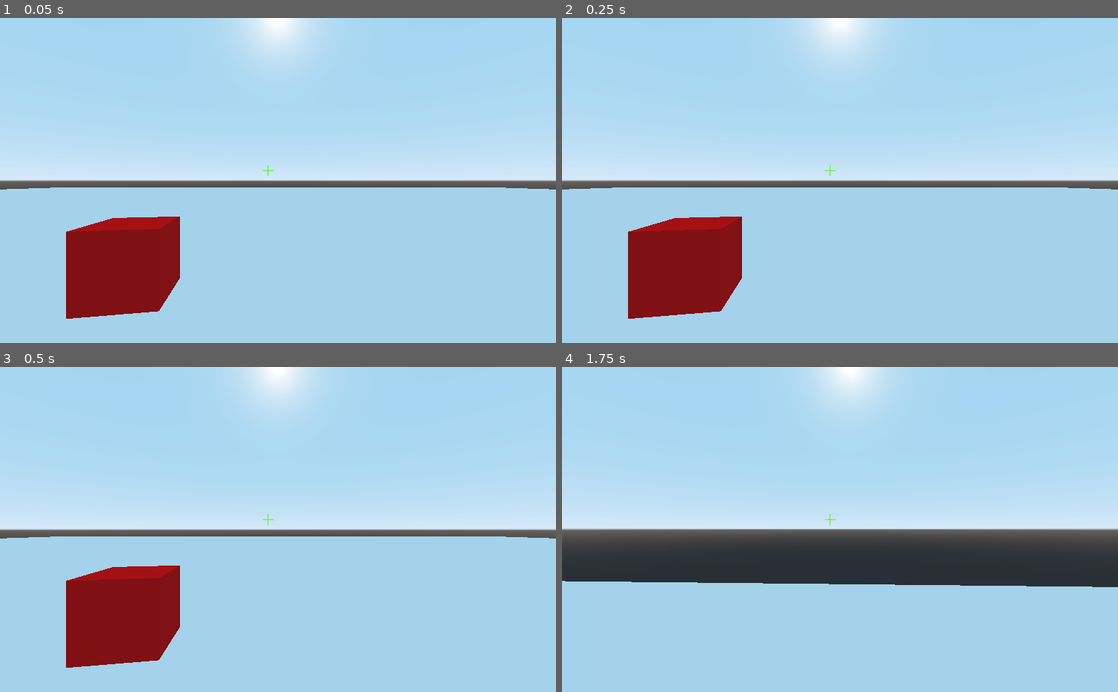
Above: before the commit, frames 1-4 (two rows, left to right).
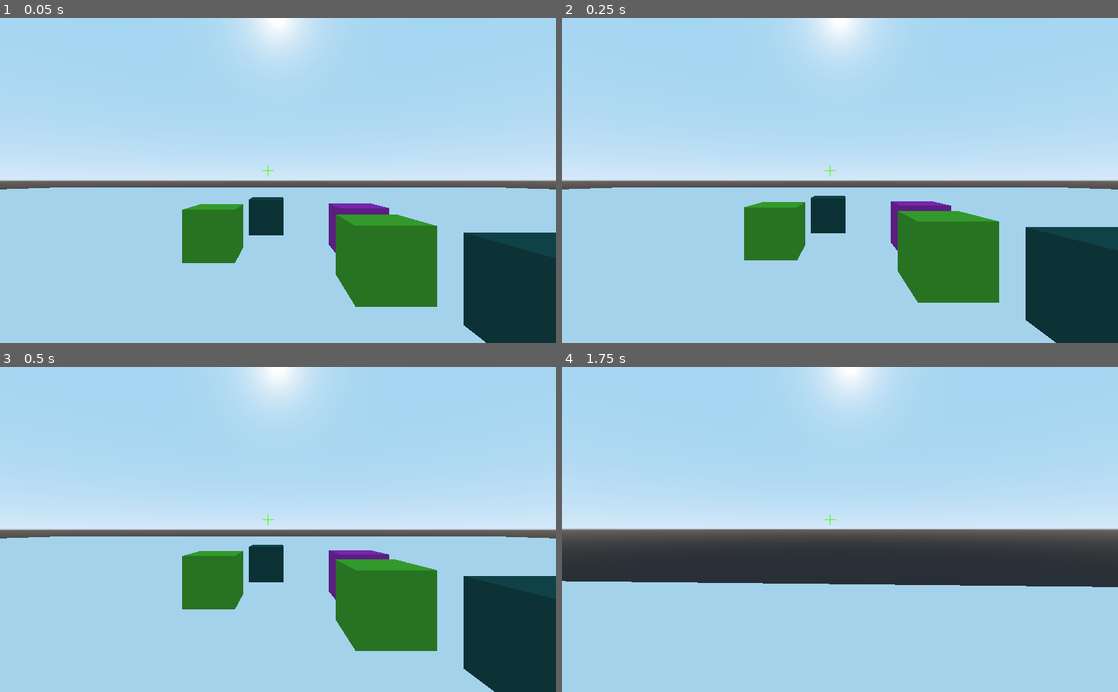
Above: after the commit, the same moments.

Repository: Hypesio/GGJ_2023
Game: Godot game, scene res://src/main/Main.tscn
The game is run twice, just before and just after one commit, with the same random seed, the same clock (stepped at 60 frames per second) and the same inputs.
Inputs (mouse positions are in pixels of both pictures, inside the frame that each line leads up to):
- Up to frame 1 (0.05 s): no input
- Up to frame 2 (0.25 s): no input
- Up to frame 3 (0.5 s): no input
- Up to frame 4 (1.75 s): tap Enter at 0.5 s; move the mouse to (867, 529) at 0.52 s; press the mouse at (867, 529) at 0.53 s; hold W (movement_forward) from 0.53 s (still down); tap Space (movement_jump) at 0.77, 0.8, 1.07, 1.35, 1.52 s; move the mouse to (812, 529) at 1.27 s; release the mouse at (812, 529) at 1.28 s; click (812, 529) at 1.55 s

The runs differ from the first frame. In frame 1, 19% of the frame differs, in the area x 11-100%, y 55-100%; in frame 2, 19%, in the area x 11-100%, y 54-100%; in frame 3, 19%; in frame 4, nothing differs.

Commit message:
Collect objet, color same group

Diff:
--- a/project.godot
+++ b/project.godot
@@ -23,6 +23,10 @@
 config/name="gamejam2023"
 run/main_scene="res://src/main/Main.tscn"
 config/icon="res://icon.png"
+
+[autoload]
+
+Utils="*res://src/autoloads/Utils.gd"
 
 [gui]
 
--- /dev/null
+++ b/src/autoloads/Utils.gd
@@ -0,0 +1,4 @@
+extends Node
+
+enum ObjectType {PHOTO, POSTCARD}
+enum Group {FATHER, MOTHER, GRANDMOTHER, GRANDFATHER, ALL}
--- a/src/main/Main.gd
+++ b/src/main/Main.gd
@@ -1 +1,22 @@
 extends Spatial
+
+onready var player = $Player
+onready var objects = $Objects
+
+var photos_picked = []
+
+func _ready() -> void:
+	player.connect("object_picked", self, "on_object_picked")
+
+func on_object_picked(object: Obj) -> void:
+	if object.type == Utils.ObjectType.PHOTO:
+		photos_picked.append(object.id)
+		object.queue_free()
+	outline_object_category(object.group)
+
+func outline_object_category(group: int) -> void:
+	for object in objects.get_children():
+		if group == object.group:
+			object.group_highlight()
+		else:
+			object.stop_group_highlight()
--- a/src/main/Main.tscn
+++ b/src/main/Main.tscn
@@ -1,9 +1,12 @@
-[gd_scene load_steps=5 format=2]
+[gd_scene load_steps=6 format=2]
 
 [ext_resource path="res://src/player/Player.tscn" type="PackedScene" id=1]
 [ext_resource path="res://src/building/Floor.tscn" type="PackedScene" id=2]
 [ext_resource path="res://src/objects/Object.tscn" type="PackedScene" id=3]
 [ext_resource path="res://src/main/Main.gd" type="Script" id=4]
+
+[sub_resource type="PhysicsMaterial" id=1]
+resource_local_to_scene = true
 
 [node name="Main" type="Spatial"]
 script = ExtResource( 4 )
@@ -13,5 +16,36 @@
 [node name="Player" parent="." instance=ExtResource( 1 )]
 transform = Transform( 1, 0, 0, 0, 1, 0, 0, 0, 1, 0, 1.47395, 1.10863 )
 
-[node name="Object" parent="." instance=ExtResource( 3 )]
-transform = Transform( 0.987868, 0, 0.155297, 0, 1, 0, -0.155297, 0, 0.987868, -2.01781, 0.511818, -2.1278 )
+[node name="Objects" type="Spatial" parent="."]
+
+[node name="Postcard" parent="Objects" instance=ExtResource( 3 )]
+transform = Transform( 1, 0, 0, 0, 1, 0, 0, 0, 1, 1.45899, 0.506267, -2.25637 )
+physics_material_override = SubResource( 1 )
+normal_color = Color( 0.313726, 0.729412, 0.160784, 1 )
+group_highlight_color = Color( 1, 0.796078, 0.00392157, 1 )
+type = 1
+
+[node name="Postcard2" parent="Objects" instance=ExtResource( 3 )]
+transform = Transform( 1, 0, 0, 0, 1, 0, 0, 0, 1, 2.50275, 0.506267, -0.900535 )
+physics_material_override = SubResource( 1 )
+normal_color = Color( 0.027451, 0.305882, 0.290196, 1 )
+group_highlight_color = Color( 1, 0.796078, 0.00392157, 1 )
+type = 1
+group = 1
+
+[node name="Photo" parent="Objects" instance=ExtResource( 3 )]
+transform = Transform( 1, 0, 0, 0, 1, 0, 0, 0, 1, -1.3077, 0.520437, -3.76642 )
+physics_material_override = SubResource( 1 )
+normal_color = Color( 0.313726, 0.729412, 0.160784, 1 )
+
+[node name="Photo2" parent="Objects" instance=ExtResource( 3 )]
+transform = Transform( 1, 0, 0, 0, 1, 0, 0, 0, 1, -0.335262, 0.520437, -5.99546 )
+physics_material_override = SubResource( 1 )
+normal_color = Color( 0.027451, 0.305882, 0.290196, 1 )
+group = 1
+
+[node name="Photo3" parent="Objects" instance=ExtResource( 3 )]
+transform = Transform( 1, 0, 0, 0, 1, 0, 0, 0, 1, 1.72991, 0.520437, -4.04544 )
+physics_material_override = SubResource( 1 )
+normal_color = Color( 0.72549, 0.160784, 0.729412, 1 )
+group = 2
--- a/src/objects/Object.gd
+++ b/src/objects/Object.gd
@@ -1,20 +1,39 @@
 extends RigidBody
 class_name Obj
 
-var obj_mesh_material
-export var normal_color := Color(0, 0, 1)
-export var highlight_color := Color(1, 1, 1)
+onready var obj_mesh_material: Material
+export var normal_color: Color
+export var hover_highlight_color: Color
+export var group_highlight_color: Color
+
+var group_highlight := false
+
+export (Utils.ObjectType) var type: int
+export var id: int
+export (Utils.Group) var group: int
 
 func _ready() -> void:
-	yield(get_parent(), "ready")
-	obj_mesh_material = get_parent().mesh.material
+	$MeshInstance.mesh.material = $MeshInstance.mesh.material.duplicate()
+	obj_mesh_material = $MeshInstance.mesh.material
 	obj_mesh_material.albedo_color = normal_color
 
-func highlight():
-	obj_mesh_material.albedo_color = highlight_color
+func group_highlight():
+	group_highlight = true
+	obj_mesh_material.albedo_color = group_highlight_color
 
-func stop_highlight():
-	obj_mesh_material.albedo_color = normal_color
+func stop_group_highlight():
+	if group_highlight:
+		group_highlight = false
+		obj_mesh_material.albedo_color = normal_color
+
+func hover_highlight():
+	obj_mesh_material.albedo_color = hover_highlight_color
+
+func stop_hover_highlight():
+	if group_highlight:
+		obj_mesh_material.albedo_color = group_highlight_color
+	else:
+		obj_mesh_material.albedo_color = normal_color
 
 func interact():
 	print("interacting...")
--- a/src/objects/Object.tscn
+++ b/src/objects/Object.tscn
@@ -1,25 +1,30 @@
-[gd_scene load_steps=5 format=2]
+[gd_scene load_steps=6 format=2]
 
 [ext_resource path="res://src/objects/Object.gd" type="Script" id=1]
 
-[sub_resource type="SpatialMaterial" id=2]
-
-[sub_resource type="CubeMesh" id=1]
-material = SubResource( 2 )
-size = Vector3( 1, 1, 1 )
+[sub_resource type="PhysicsMaterial" id=4]
+resource_local_to_scene = true
 
 [sub_resource type="BoxShape" id=3]
 extents = Vector3( 0.5, 0.5, 0.5 )
 
-[node name="Object" type="MeshInstance"]
-transform = Transform( 1, 0, 0, 0, 1, 0, 0, 0, 1, 0, 0.498613, 0 )
-mesh = SubResource( 1 )
+[sub_resource type="SpatialMaterial" id=5]
 
-[node name="RigidBody" type="RigidBody" parent="."]
+[sub_resource type="CubeMesh" id=6]
+resource_local_to_scene = true
+material = SubResource( 5 )
+size = Vector3( 1, 1, 1 )
+
+[node name="Object" type="RigidBody"]
 collision_layer = 4
-collision_mask = 0
+collision_mask = 3
+physics_material_override = SubResource( 4 )
 script = ExtResource( 1 )
-normal_color = Color( 1, 0, 0, 1 )
+normal_color = Color( 1, 1, 1, 1 )
+group_highlight_color = Color( 0.882353, 0.74902, 0.231373, 1 )
 
-[node name="CollisionShape" type="CollisionShape" parent="RigidBody"]
+[node name="CollisionShape" type="CollisionShape" parent="."]
 shape = SubResource( 3 )
+
+[node name="MeshInstance" type="MeshInstance" parent="."]
+mesh = SubResource( 6 )
--- a/src/player/Player.gd
+++ b/src/player/Player.gd
@@ -11,15 +11,20 @@
 const DEACCEL= 16
 const MAX_SLOPE_ANGLE = 40
 
-var camera
-var rotation_helper
+onready var camera = $Rotation_Helper/Camera
+onready var rotation_helper = $Rotation_Helper
+onready var raycast = $Rotation_Helper/Camera/RayCast
+onready var hold_position = $Rotation_Helper/Camera/HoldPosition
+
+var held_object: RigidBody
+var held_object_old_position: Vector3
+var held_object_old_rotation: Vector3
 
 var MOUSE_SENSITIVITY = 0.05
 
+signal object_picked (Obj)
+
 func _ready():
-	camera = $Rotation_Helper/Camera
-	rotation_helper = $Rotation_Helper
-
 	Input.set_mouse_mode(Input.MOUSE_MODE_CAPTURED)
 
 func _physics_process(delta):
@@ -28,35 +33,53 @@
 
 func process_input(delta):
 
-	# ----------------------------------
-	# Walking
-	dir = Vector3()
-	var cam_xform = camera.get_global_transform()
+	if held_object:
+		pass
 
-	var input_movement_vector = Vector2()
+	else:
+		# ----------------------------------
+		# Walking
+		dir = Vector3()
+		var cam_xform = camera.get_global_transform()
 
-	if Input.is_action_pressed("movement_forward"):
-		input_movement_vector.y += 1
-	if Input.is_action_pressed("movement_backward"):
-		input_movement_vector.y -= 1
-	if Input.is_action_pressed("movement_left"):
-		input_movement_vector.x -= 1
-	if Input.is_action_pressed("movement_right"):
-		input_movement_vector.x += 1
+		var input_movement_vector = Vector2()
 
-	input_movement_vector = input_movement_vector.normalized()
+		if Input.is_action_pressed("movement_forward"):
+			input_movement_vector.y += 1
+		if Input.is_action_pressed("movement_backward"):
+			input_movement_vector.y -= 1
+		if Input.is_action_pressed("movement_left"):
+			input_movement_vector.x -= 1
+		if Input.is_action_pressed("movement_right"):
+			input_movement_vector.x += 1
 
-	# Basis vectors are already normalized.
-	dir += -cam_xform.basis.z * input_movement_vector.y
-	dir += cam_xform.basis.x * input_movement_vector.x
-	# ----------------------------------
+		input_movement_vector = input_movement_vector.normalized()
 
-	# ----------------------------------
-	# Jumping
-	if is_on_floor():
-		if Input.is_action_just_pressed("movement_jump"):
-			vel.y = JUMP_SPEED
-	# ----------------------------------
+		# Basis vectors are already normalized.
+		dir += -cam_xform.basis.z * input_movement_vector.y
+		dir += cam_xform.basis.x * input_movement_vector.x
+		# ----------------------------------
+
+		# ----------------------------------
+		# Jumping
+		if is_on_floor():
+			if Input.is_action_just_pressed("movement_jump"):
+				vel.y = JUMP_SPEED
+		# ----------------------------------
+
+	if Input.is_action_just_pressed("interact"):
+		if held_object:
+			emit_signal("object_picked", held_object)
+			held_object.mode = RigidBody.MODE_RIGID
+			held_object.global_transform.origin = held_object_old_position
+			held_object.rotation_degrees = held_object_old_rotation
+			held_object = null
+		elif raycast.is_colliding():
+			held_object = raycast.get_collider()
+			held_object_old_position = held_object.global_transform.origin
+			held_object_old_rotation = held_object.rotation_degrees
+			held_object.mode = RigidBody.MODE_KINEMATIC
+			held_object.global_transform.origin = hold_position.global_transform.origin
 
 	# ----------------------------------
 	# Capturing/Freeing the cursor
@@ -92,9 +115,17 @@
 
 func _input(event):
 	if event is InputEventMouseMotion and Input.get_mouse_mode() == Input.MOUSE_MODE_CAPTURED:
-		rotation_helper.rotate_x(deg2rad(event.relative.y * MOUSE_SENSITIVITY * -1))
-		self.rotate_y(deg2rad(event.relative.x * MOUSE_SENSITIVITY * -1))
+		if held_object:
+			held_object.rotate_x(deg2rad(event.relative.y * MOUSE_SENSITIVITY))
+			held_object.rotate_y(deg2rad(event.relative.x * MOUSE_SENSITIVITY))
 
-		var camera_rot = rotation_helper.rotation_degrees
-		camera_rot.x = clamp(camera_rot.x, -70, 70)
-		rotation_helper.rotation_degrees = camera_rot
+			var object_rot = held_object.rotation_degrees
+			object_rot.x = clamp(object_rot.x, -70, 70)
+			held_object.rotation_degrees = object_rot
+		else:
+			rotation_helper.rotate_x(deg2rad(event.relative.y * MOUSE_SENSITIVITY * -1))
+			self.rotate_y(deg2rad(event.relative.x * MOUSE_SENSITIVITY * -1))
+
+			var camera_rot = rotation_helper.rotation_degrees
+			camera_rot.x = clamp(camera_rot.x, -70, 70)
+			rotation_helper.rotation_degrees = camera_rot
--- a/src/player/Player.tscn
+++ b/src/player/Player.tscn
@@ -31,6 +31,9 @@
 collision_mask = 4
 script = ExtResource( 2 )
 
+[node name="HoldPosition" type="Spatial" parent="Rotation_Helper/Camera"]
+transform = Transform( 1, 0, 0, 0, 1, 0, 0, 0, 1, 0, 0, -2.3173 )
+
 [node name="HUD" type="Control" parent="."]
 anchor_right = 1.0
 anchor_bottom = 1.0
--- a/src/player/RayCast.gd
+++ b/src/player/RayCast.gd
@@ -3,13 +3,11 @@
 var colliding_shape: RigidBody = null
 
 func _physics_process(delta: float) -> void:
+	if colliding_shape and not is_instance_valid(colliding_shape):
+		colliding_shape = null
 	if is_colliding():
 		colliding_shape = get_collider()
-		colliding_shape.highlight()
+		colliding_shape.hover_highlight()
 	if colliding_shape and not is_colliding():
-		colliding_shape.stop_highlight()
+		colliding_shape.stop_hover_highlight()
 		colliding_shape = null
-
-func _unhandled_input(event: InputEvent) -> void:
-	if event.is_action_pressed("interact") and colliding_shape:
-		colliding_shape.interact()
